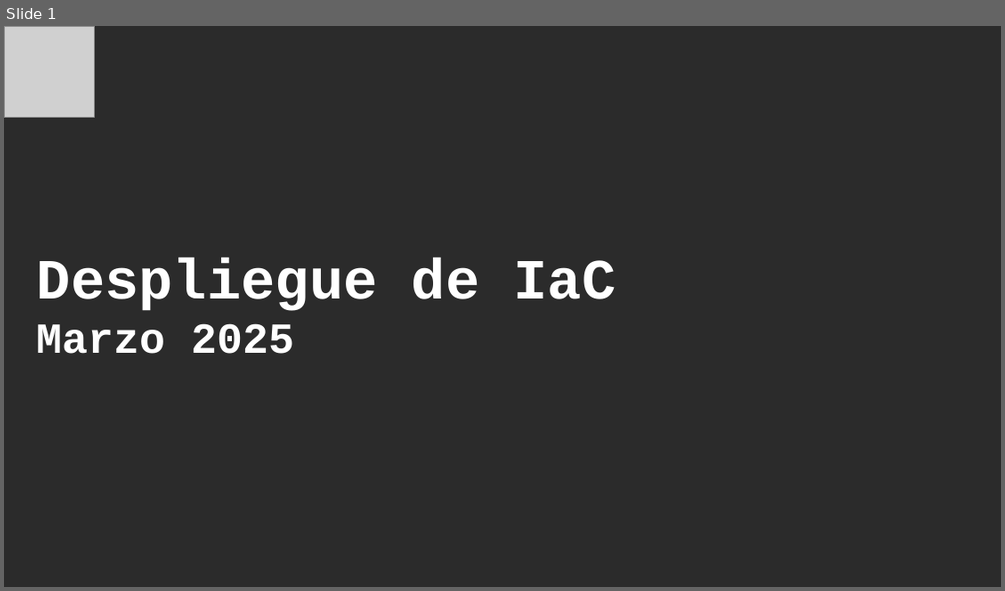
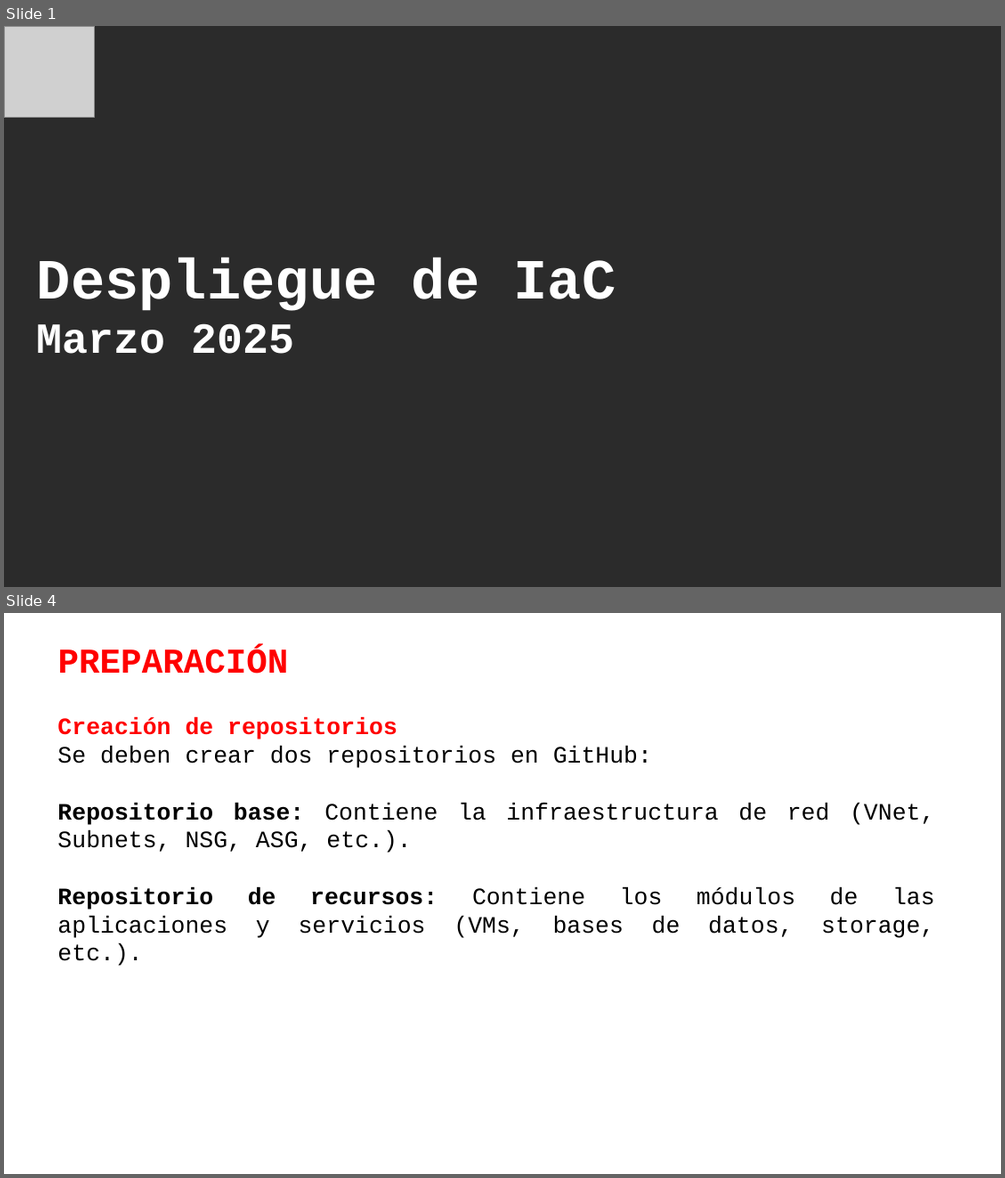
Before and after one commit to JorgeNeir/LabsGit, a slide deck: Despliegue IaC.pptx. Shown one above the other, each under a label of ours: slide 1 before the commit, slides 1 and 4 after it; the slides between them are not shown. The pictures are 1005x591 and 1005x1178 pixels, drawn with LibreOffice and Linux fonts; fonts in the diff are those of the drawing; grey boxes stand for pictures; background and template pictures are left out; a plain dark background stands for a picture behind light text. Boxes give left, top, right and bottom in pixels: in the first picture for what was removed or moved away, otherwise in the second. Text is boxed around its words. In the diff, an @@ line names an element or a change of style, - is before the commit and + after.

```diff
--- a/Despliegue IaC.pptx
+++ b/Despliegue IaC.pptx
@@ slide 4 added at (4, 613, 1001, 1174), background picture (left out) @@
@@ title added at (58, 648, 289, 674), 25.2 pt, text #FF0000, bold @@
+PREPARACIÓN
@@ text added at (57, 718, 934, 938), 17 pt, text #000000 @@
+Creación de repositorios
+Se deben crear dos repositorios en GitHub:
+Repositorio base: Contiene la infraestructura de red (VNet, Subnets, NSG, ASG, etc.).
+Repositorio de recursos: Contiene los módulos de las aplicaciones y servicios (VMs, bases de datos, storage, etc.).
```
Also in this commit, not shown: 1 slide changed, 5 other slides added, 6 slides removed.
